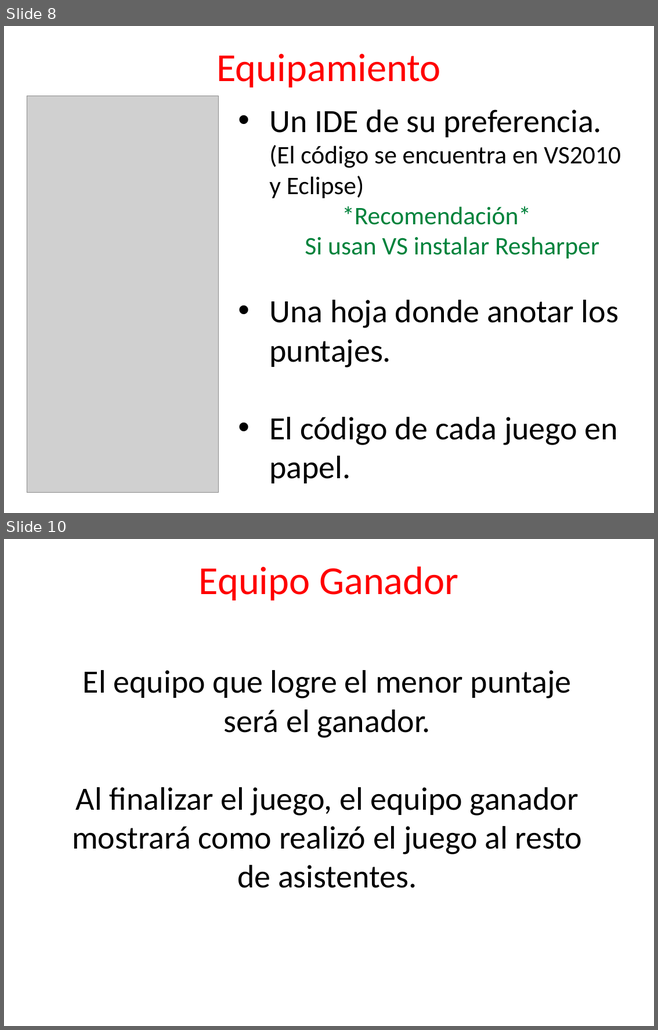
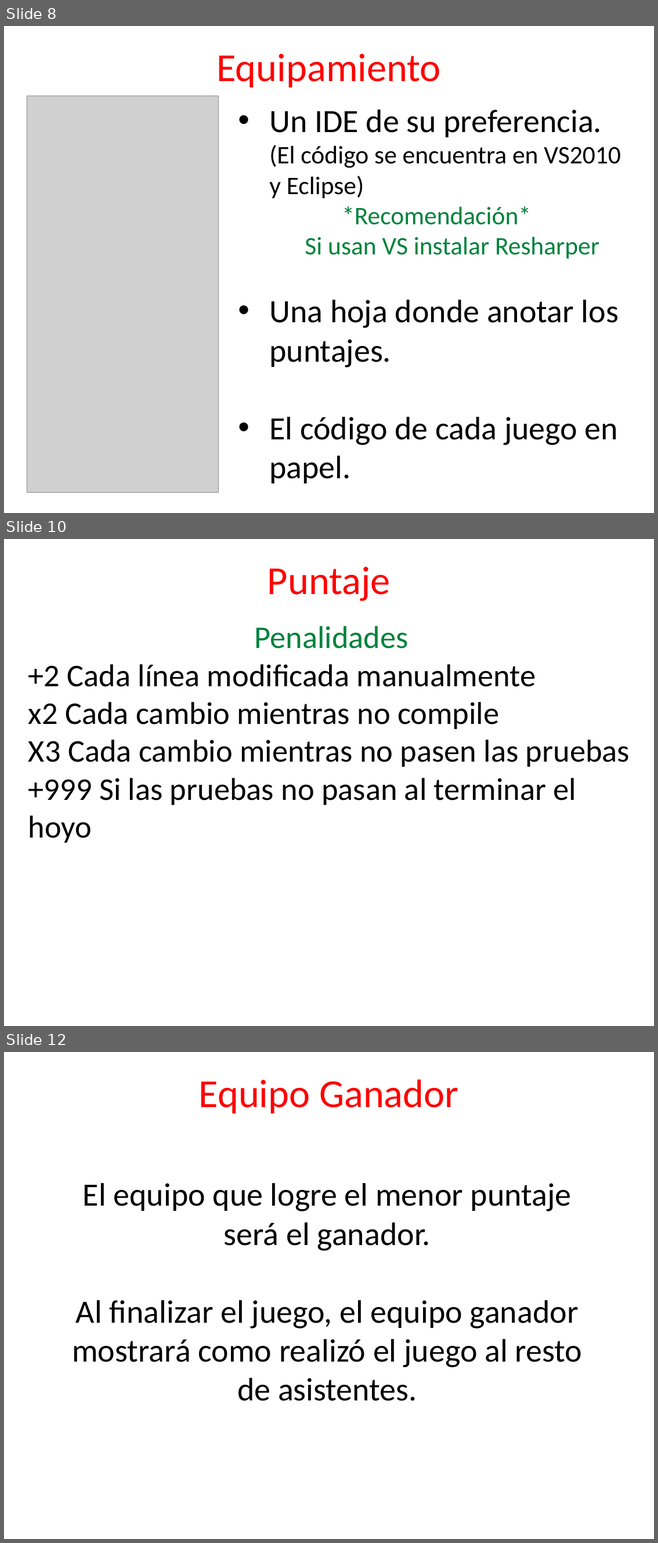
Before and after one commit to angelnunezsalazar/Refactoring-Golf, a slide deck: ppt/Diapositivas v2.pptx. Shown one above the other, each under a label of ours: slides 8 and 10 before the commit, slides 8, 10 and 12 after it; the slides between them are not shown. The pictures are 658x1030 and 658x1543 pixels, drawn with LibreOffice and Linux fonts; fonts in the diff are those of the drawing; grey boxes stand for pictures. Boxes give left, top, right and bottom in pixels: in the first picture for what was removed or moved away, otherwise in the second. Text is boxed around its words. In the diff, an @@ line names an element or a change of style, - is before the commit and + after.

```diff
--- a/ppt/Diapositivas v2.pptx
+++ b/ppt/Diapositivas v2.pptx
@@ slide 10 added at [4,539,654,1026], background #FFFFFF @@
@@ title added at [267,567,390,601], 44 pt, text #FF0000 @@
+Puntaje
@@ text added at [28,626,629,843], 35 pt, text #000000 @@
+Penalidades
++2 Cada línea modificada manualmente
+x2 Cada cambio mientras no compile
+X3 Cada cambio mientras no pasen las pruebas
++999 Si las pruebas no pasan al terminar el hoyo
@@ what was slide 10 is now slide 12 @@
```
Also in this commit, not shown: 1 slide changed, 1 other slide added, 2 other files.
